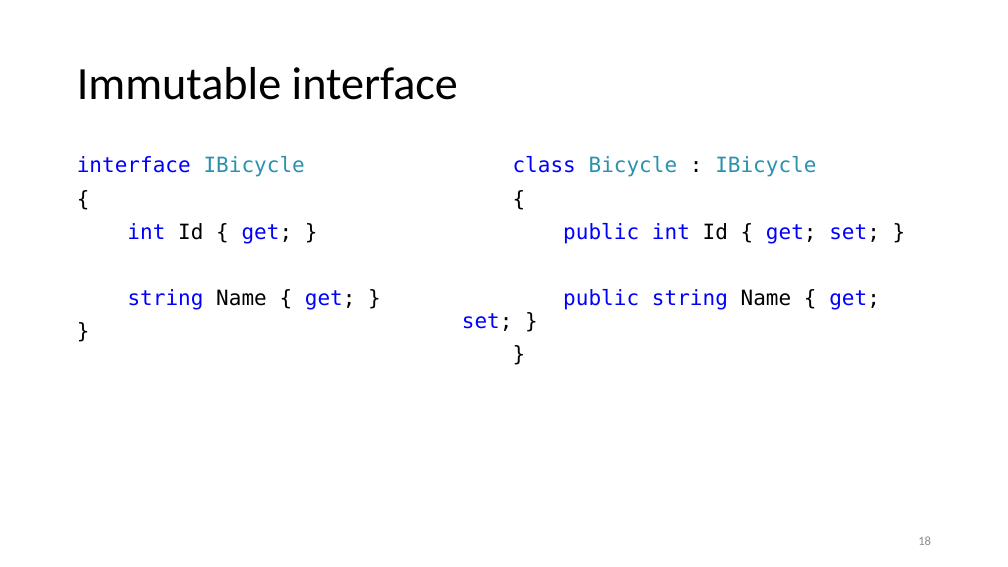
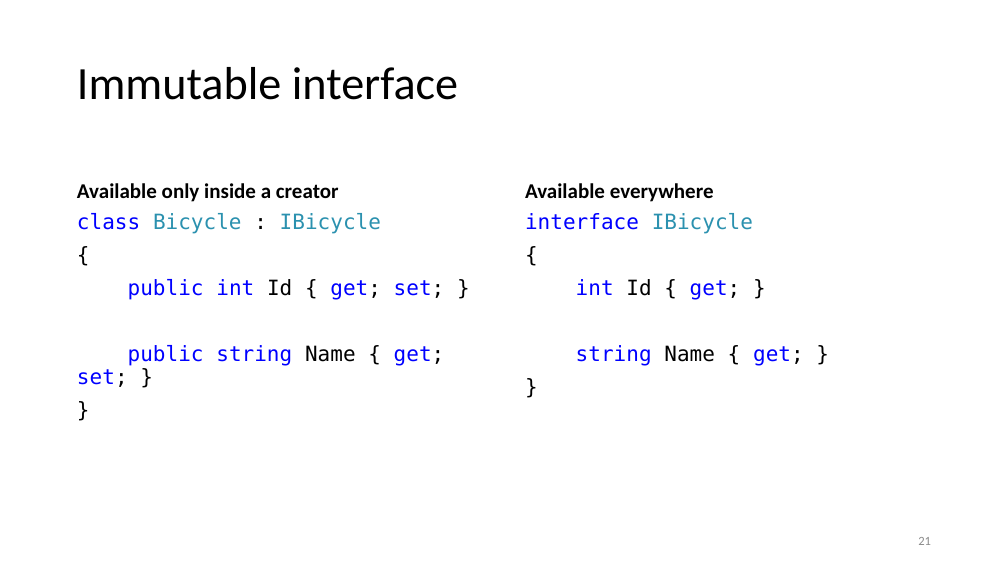
Before and after one commit to kugushev/presentations, a slide deck: slide 21 of Presentation.pptx (slide 18 before the commit). Drawn at 1008x567 pixels with LibreOffice and Linux fonts; fonts in the diff are those of the drawing. Boxes give left, top, right and bottom in pixels: in the first picture for what was removed or moved away, otherwise in the second. Text is boxed around its words. In the diff, an @@ line names an element or a change of style, - is before the commit and + after.

```diff
--- a/Presentation.pptx
+++ b/Presentation.pptx
@@ text "class Bicycle : IBicycle" rewrapped from bbox=[462, 156, 880, 331] to bbox=[77, 213, 445, 387] @@
@@ text added at bbox=[77, 183, 339, 202], 20 pt, text #000000, bold @@
+Available only inside a creator
@@ text "interface IBicycle": place and size @@
-text "interface IBicycle" at bbox=[77, 156, 356, 310]
+text "interface IBicycle" at bbox=[525, 213, 804, 366]
@@ text added at bbox=[525, 183, 714, 202], 20 pt, text #000000, bold @@
+Available everywhere
@@ page number at bbox=[918, 537, 931, 545]: text changed @@
-18
+21
```
Also in this commit, not shown: 4 other slides changed, 3 slides added, 3 other files.
